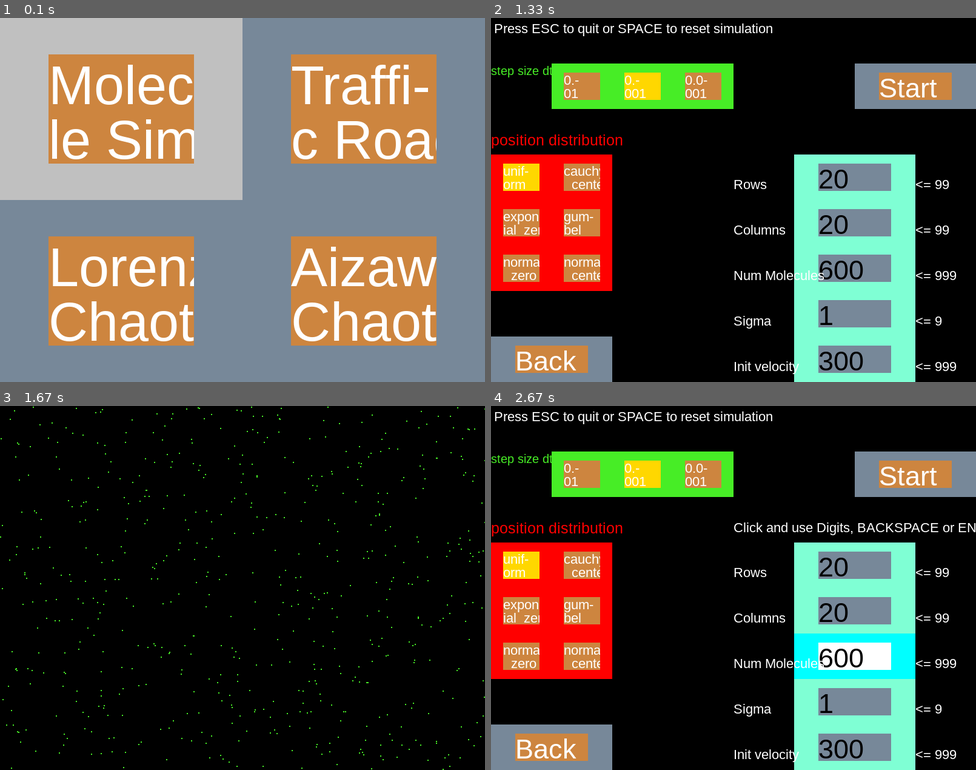
Above: before the commit, frames 1-4 (two rows, left to right).
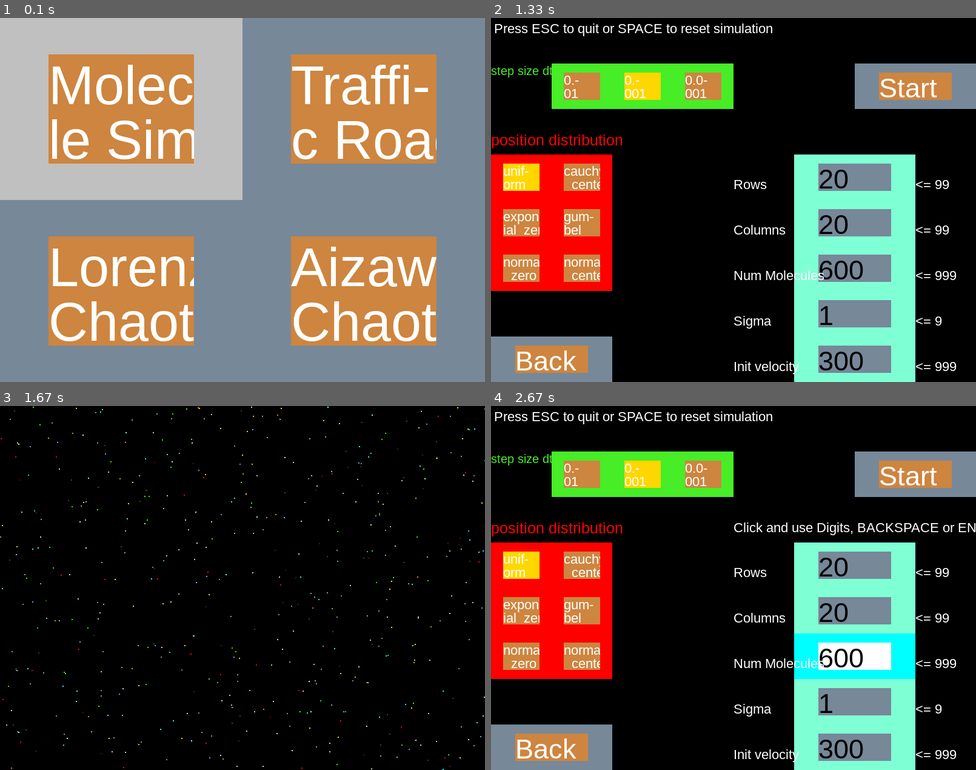
Above: after the commit, the same moments.

Repository: tomtuamnuq/model_and_simulate
Game: pygame game, started from model_and_simulate/main.py
Same seed, same stepped clock (60 frames per second), same inputs: the game is played once before the commit and once after it.
Inputs (mouse positions are in pixels of both pictures, inside the frame that each line leads up to):
- Up to frame 1 (0.1 s): no input
- Up to frame 2 (1.33 s): click (733, 200) at 0.38 s; click (617, 203) at 0.72 s; click (583, 145) at 1.05 s
- Up to frame 3 (1.67 s): click (426, 475) at 1.38 s
- Up to frame 4 (2.67 s): tap Space at 1.83 s; click (738, 624) at 2.22 s; click (859, 646) at 2.55 s

Frames 1-2 are identical in both runs. In frame 3, 0.5% of the frame differs, in the area x 0-100%, y 0-100%; in frame 4, nothing differs.

Commit message:
Add different colors to molecules

Diff:
--- a/model_and_simulate/molecular_dynamics/molecule_sprite.py
+++ b/model_and_simulate/molecular_dynamics/molecule_sprite.py
@@ -7,6 +7,7 @@
 
 class Molecule(pygame.sprite.Sprite):
     """A visualization of a single molecule as pygame Sprite."""
+    colors = [c for c in Color.__members__.values()]
 
     def __init__(self, mapper: CoordinateMapper2D, sigma: float, pos: np.ndarray):
         """
@@ -21,7 +22,8 @@
         self.image = pygame.Surface((2 * sigma, 2 * sigma))
         self.image.fill(Color.WHITE.value)
         self.image.set_colorkey(Color.WHITE.value)
-        pygame.draw.circle(self.image, Color.HGREEN.value, [sigma, sigma], sigma)
+        color = Molecule.colors[np.random.randint(0, len(Molecule.colors))]
+        pygame.draw.circle(self.image, color.value, [sigma, sigma], sigma)
         self.rect = self.image.get_rect()
         self.pos = pos
 
